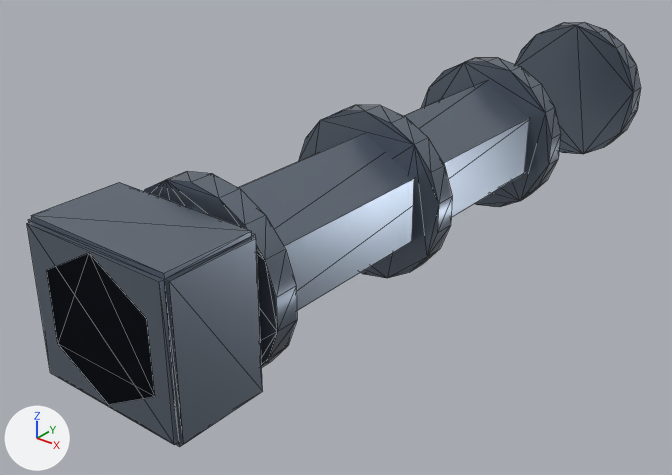
What one commit did to the glTF model prototype/assets/models/parts/ion_cannon_housing.glb.
One viewpoint serves both versions: a camera (50 mm lens) standing at (1.08, -1.351, 0.777) and looking at (-0.086, 0.106, -0.127). Arrows for +X, +Y and +Z are at lower left; the lights stay in place. The picture after the commit comes second. Mesh edges are drawn as thin lines. Vertices at exactly the same position are counted once.

The scene before the commit, as lines of its bpy script (objects in view):
```python
mat_ion_cannon_housing_mat = principled_material('ion_cannon_housing_mat')
mat_ion_cannon_housing_mat.base_color = (0.2, 0.24, 0.3)  # greyish blue #7c8695
mat_ion_cannon_housing_mat.metallic = 0.75
mat_ion_cannon_housing_mat.roughness = 0.3
me_ion_cannon_housing_mesh = bpy.data.meshes.new('ion_cannon_housing_mesh')
me_ion_cannon_housing_mesh.from_pydata(...)  # 188 vertices, 352 faces; spans x -0.18..0.18, y -0.6..1.11, z -0.19..0.19
me_ion_cannon_housing_mesh.materials.append(mat_ion_cannon_housing_mat)  # greyish blue #7c8695
ob_ion_cannon_housing = bpy.data.objects.new('ion_cannon_housing', me_ion_cannon_housing_mesh)
ob_ion_cannon_housing.location = (0.0, 0.0, 0.0)
```
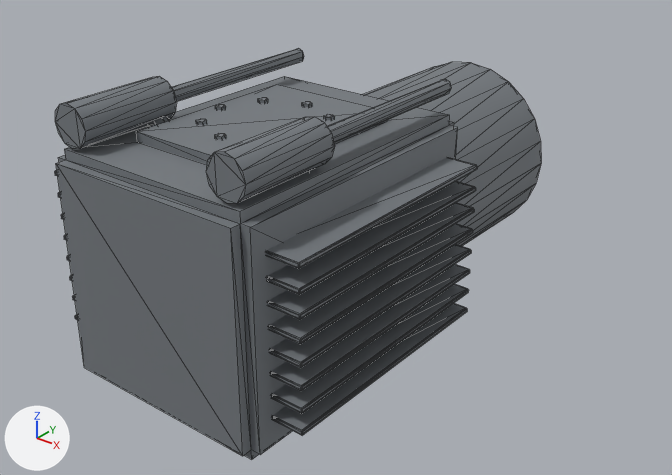
Patch to the scene script:
```diff
--- a/prototype/assets/models/parts/ion_cannon_housing.glb.py
+++ b/prototype/assets/models/parts/ion_cannon_housing.glb.py
@@ mat_ion_cannon_housing_mat @@
 mat_ion_cannon_housing_mat.base_color = (0.2, 0.24, 0.3)  # greyish blue #7c8695
-mat_ion_cannon_housing_mat.metallic = 0.75
-mat_ion_cannon_housing_mat.roughness = 0.3
+mat_ion_cannon_housing_mat.metallic = 0.35
+mat_ion_cannon_housing_mat.roughness = 0.72
@@ me_ion_cannon_housing_mesh @@
-me_ion_cannon_housing_mesh.from_pydata(...)  # 188 vertices, 352 faces; spans x -0.18..0.18, y -0.6..1.11, z -0.19..0.19
+me_ion_cannon_housing_mesh.from_pydata(...)  # 992 vertices, 1784 faces; spans x -0.29..0.29, y -0.5..0.5, z -0.31..0.31
+# me_ion_cannon_housing_mesh part 1: a new loose piece, a 12-sided cylinder along y spanning x 0.14..0.22, y -0.48..-0.28, z 0.23..0.31, in mat_ion_cannon_housing_mat (grey #81868b)
+# me_ion_cannon_housing_mesh part 2: the loose piece of 32 vertices spanning x -0.17..0.17, y -0.6..-0.4, z -0.15..0.15 is scaled about its middle by (1.31, 3.08, 1.43), then moved by (0.0, 0.3, 0.0)
+# me_ion_cannon_housing_mesh part 3: a new loose piece, a 12-sided cylinder along y spanning x -0.22..-0.14, y -0.48..-0.28, z 0.23..0.31, in mat_ion_cannon_housing_mat (grey #81868b)
+# me_ion_cannon_housing_mesh part 4: a new loose piece, an 8-sided cylinder along y spanning x 0.165..0.195, y -0.32..0.1, z 0.255..0.285, in mat_ion_cannon_housing_mat (grey #81868b)
+# me_ion_cannon_housing_mesh part 5: a new loose piece, an 8-sided cylinder along y spanning x -0.195..-0.165, y -0.32..0.1, z 0.255..0.285, in mat_ion_cannon_housing_mat (grey #81868b)
+# me_ion_cannon_housing_mesh part 6: a new loose piece, a box spanning x -0.135..0.135, y -0.38..-0.02, z 0.224..0.244, in mat_ion_cannon_housing_mat (grey #81868b)
+# me_ion_cannon_housing_mesh part 7: the loose piece of 12 vertices spanning x -0.12..0.12, y -0.6..0.6, z -0.14..0.14 is turned -90 degrees about the x axis through its middle and scaled by 0.0195, then moved by (0.11, -0.2, 0.24)
+# me_ion_cannon_housing_mesh part 8: a new loose piece, a 6-sided cylinder along z spanning x 0.071..0.088, y -0.13..-0.11, z 0.228..0.249, in mat_ion_cannon_housing_mat (grey #81868b)
+# me_ion_cannon_housing_mesh part 9: a new loose piece, a 6-sided cylinder along z spanning x -0.009..0.009, y -0.097..-0.078, z 0.228..0.249, in mat_ion_cannon_housing_mat (grey #81868b)
+# me_ion_cannon_housing_mesh part 10: a new loose piece, a 6-sided cylinder along z spanning x -0.088..-0.071, y -0.13..-0.11, z 0.228..0.249, in mat_ion_cannon_housing_mat (grey #81868b)
+# me_ion_cannon_housing_mesh part 11: a new loose piece, a 6-sided cylinder along z spanning x -0.121..-0.104, y -0.21..-0.19, z 0.228..0.249, in mat_ion_cannon_housing_mat (grey #81868b)
+# me_ion_cannon_housing_mesh part 12: a new loose piece, a 6-sided cylinder along z spanning x -0.088..-0.071, y -0.29..-0.27, z 0.228..0.249, in mat_ion_cannon_housing_mat (grey #81868b)
+# me_ion_cannon_housing_mesh part 13: a new loose piece, a 6-sided cylinder along z spanning x -0.009..0.009, y -0.322..-0.303, z 0.228..0.249, in mat_ion_cannon_housing_mat (grey #81868b)
+# me_ion_cannon_housing_mesh part 14: a new loose piece, a 24-sided cylinder along y spanning x -0.2..0.2, y 0.1..0.5, z -0.2..0.2, in mat_ion_cannon_housing_mat (grey #81868b)
+# me_ion_cannon_housing_mesh part 15: the loose piece of 36 vertices spanning x -0.18..0.18, y -0.39..-0.34, z -0.19..0.19 is deleted
+# me_ion_cannon_housing_mesh part 16: the loose piece of 36 vertices spanning x -0.18..0.18, y 0.09..0.15, z -0.19..0.19 is deleted
+# me_ion_cannon_housing_mesh part 17: the loose piece of 36 vertices spanning x -0.18..0.18, y 0.57..0.63, z -0.19..0.19 is deleted
+# me_ion_cannon_housing_mesh part 18: the loose piece of 36 vertices spanning x -0.18..0.18, y 1.06..1.11, z -0.19..0.19 is deleted
+# me_ion_cannon_housing_mesh part 19: 544 vertices added at x -0.29..0.29, y -0.45..0.05, z -0.28..0.28
+# other edits to the shape of me_ion_cannon_housing_mesh do not show in these pictures
 me_ion_cannon_housing_mesh.materials.append(mat_ion_cannon_housing_mat)
```

What differs and where, as boxes [x1, y1, x2, y2] in the pictures (672 x 475 px; the box of a moved part takes in the faces that stretch with it):
'ion_cannon_housing', surface changed, reshaped (21% narrower)
    before: [27, 22, 641, 447]
    after: [55, 48, 541, 460]
part 1 of me_ion_cannon_housing_mesh, added
    after: [206, 117, 334, 204]
part 2 of me_ion_cannon_housing_mesh, moved or reshaped
    before: [27, 182, 262, 447]
    after: [56, 76, 458, 460]
part 3 of me_ion_cannon_housing_mesh, added
    after: [55, 76, 177, 149]
part 4 of me_ion_cannon_housing_mesh, added
    after: [327, 79, 452, 142]
part 5 of me_ion_cannon_housing_mesh, added
    after: [172, 48, 304, 101]
part 6 of me_ion_cannon_housing_mesh, added
    after: [136, 84, 387, 164]
part 7 of me_ion_cannon_housing_mesh, moved or reshaped (not visible afterwards)
    before: [47, 81, 529, 405]
part 8 of me_ion_cannon_housing_mesh, added
    after: [324, 114, 335, 120]
part 9 of me_ion_cannon_housing_mesh, added
    after: [302, 102, 312, 107]
part 10 of me_ion_cannon_housing_mesh, added
    after: [258, 98, 268, 103]
part 11 of me_ion_cannon_housing_mesh, added
    after: [215, 104, 226, 110]
part 12 of me_ion_cannon_housing_mesh, added
    after: [196, 119, 207, 125]
part 13 of me_ion_cannon_housing_mesh, added
    after: [215, 133, 226, 139]
part 14 of me_ion_cannon_housing_mesh, added
    after: [363, 62, 541, 246]
part 15 of me_ion_cannon_housing_mesh, deleted
    before: [144, 171, 297, 367]
part 16 of me_ion_cannon_housing_mesh, deleted
    before: [299, 105, 452, 278]
part 17 of me_ion_cannon_housing_mesh, deleted
    before: [421, 57, 561, 207]
part 18 of me_ion_cannon_housing_mesh, deleted
    before: [515, 22, 641, 154]
part 19 of me_ion_cannon_housing_mesh, added
    after: [55, 118, 477, 435]
